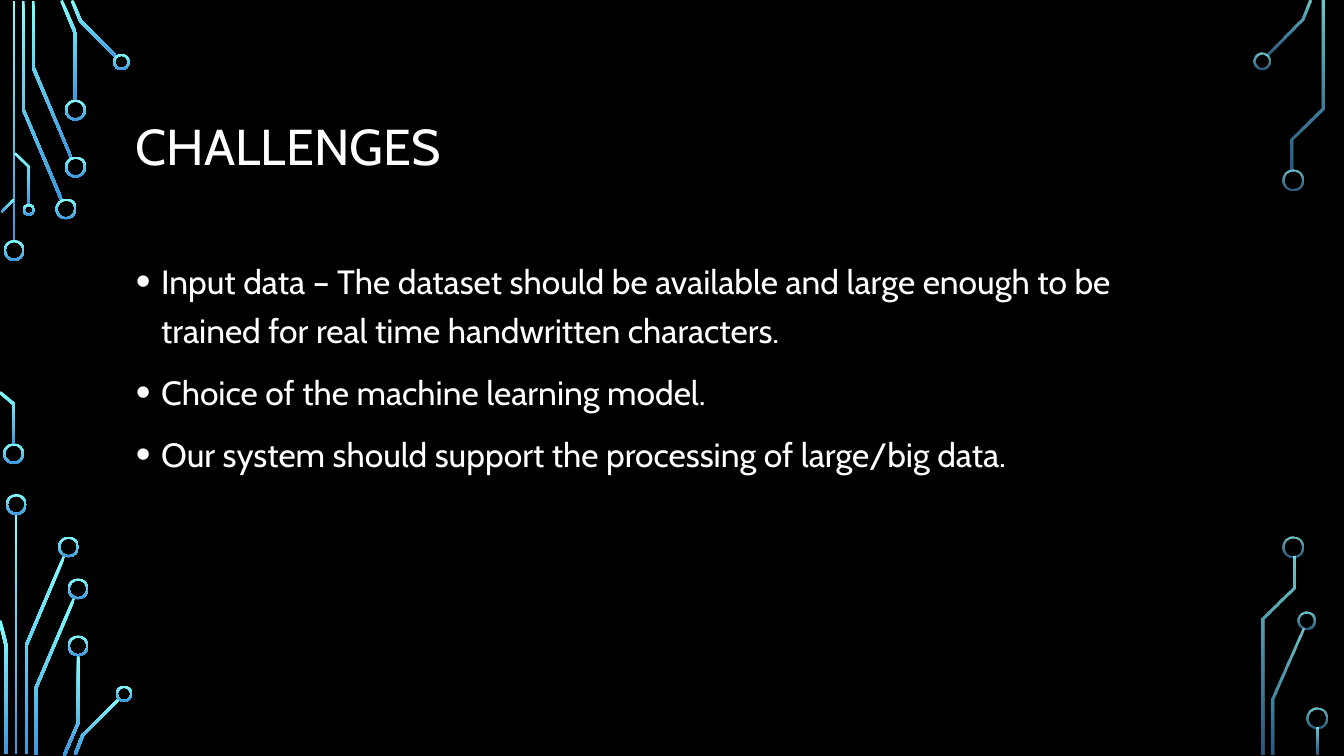
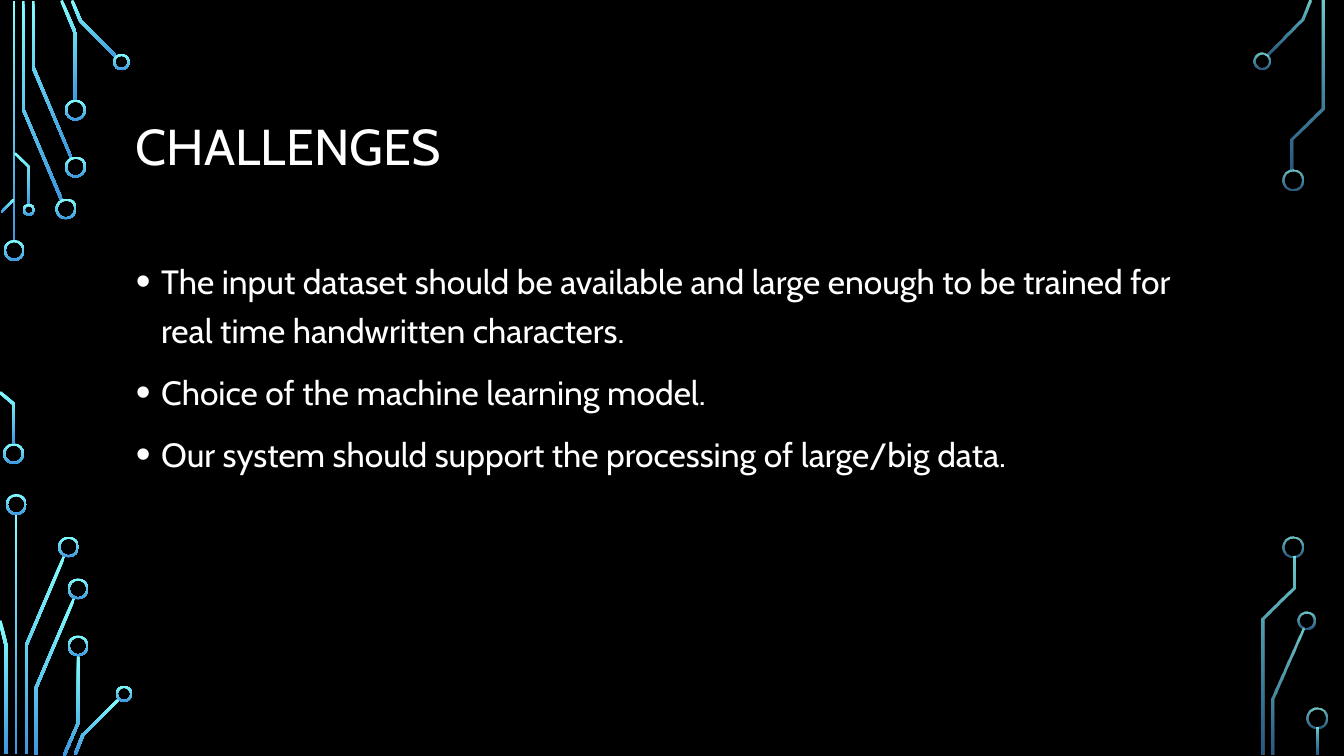
Before and after one commit to PragatisGitHub/Learn2Write, a slide deck: slide 3 of Presentation & reports/Learn2Write.pptx. Drawn at 1344x756 pixels with LibreOffice and Linux fonts; fonts in the diff are those of the drawing; background and template pictures are left out. Boxes give left, top, right and bottom in pixels: in the first picture for what was removed or moved away, otherwise in the second. Text is boxed around its words. In the diff, an @@ line names an element or a change of style, - is before the commit and + after.

```diff
--- a/Presentation & reports/Learn2Write.pptx
+++ b/Presentation & reports/Learn2Write.pptx
@@ text at (x1=161, y1=268, x2=1170, y2=344): text changed @@
-• Input data – The dataset should be available and large enough to be trained for real time handwritten characters.
+• The input dataset should be available and large enough to be trained for real time handwritten characters.
```
Also in this commit, not shown: 4 other slides changed, 2 slides added, 1 other file.
